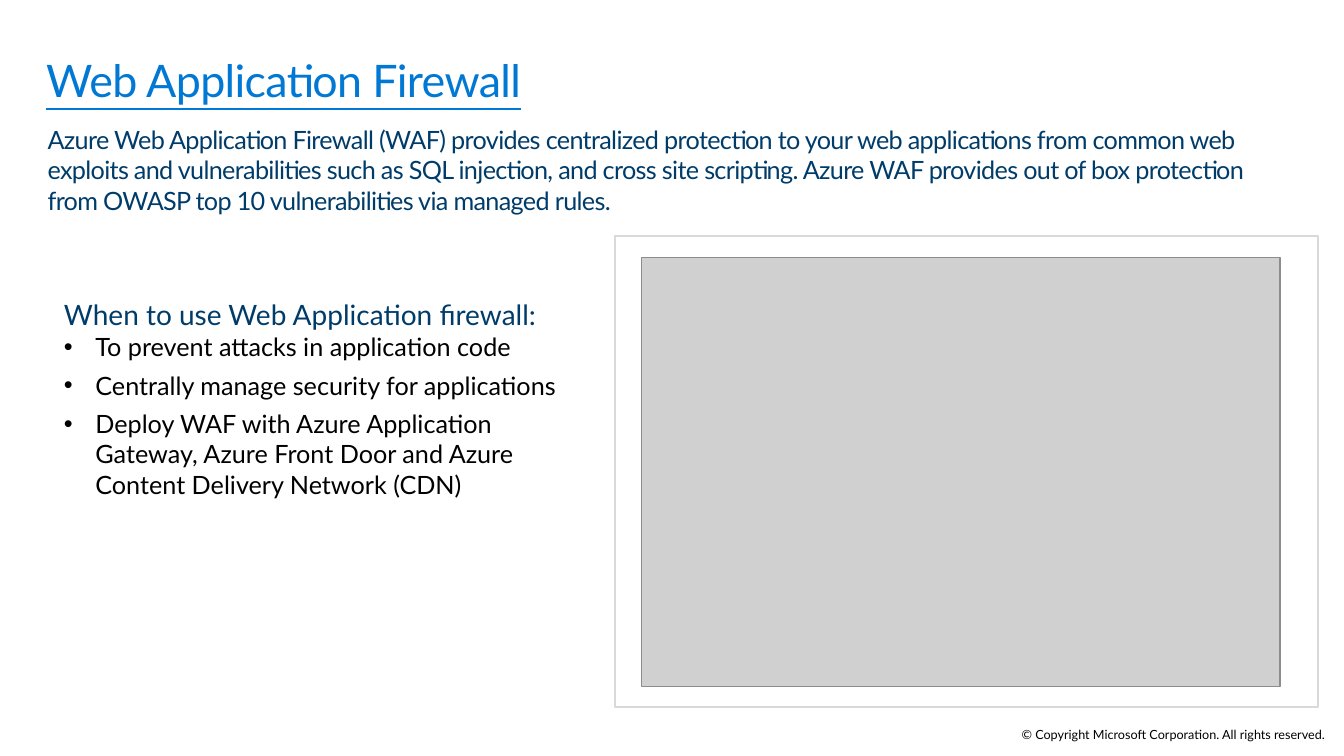
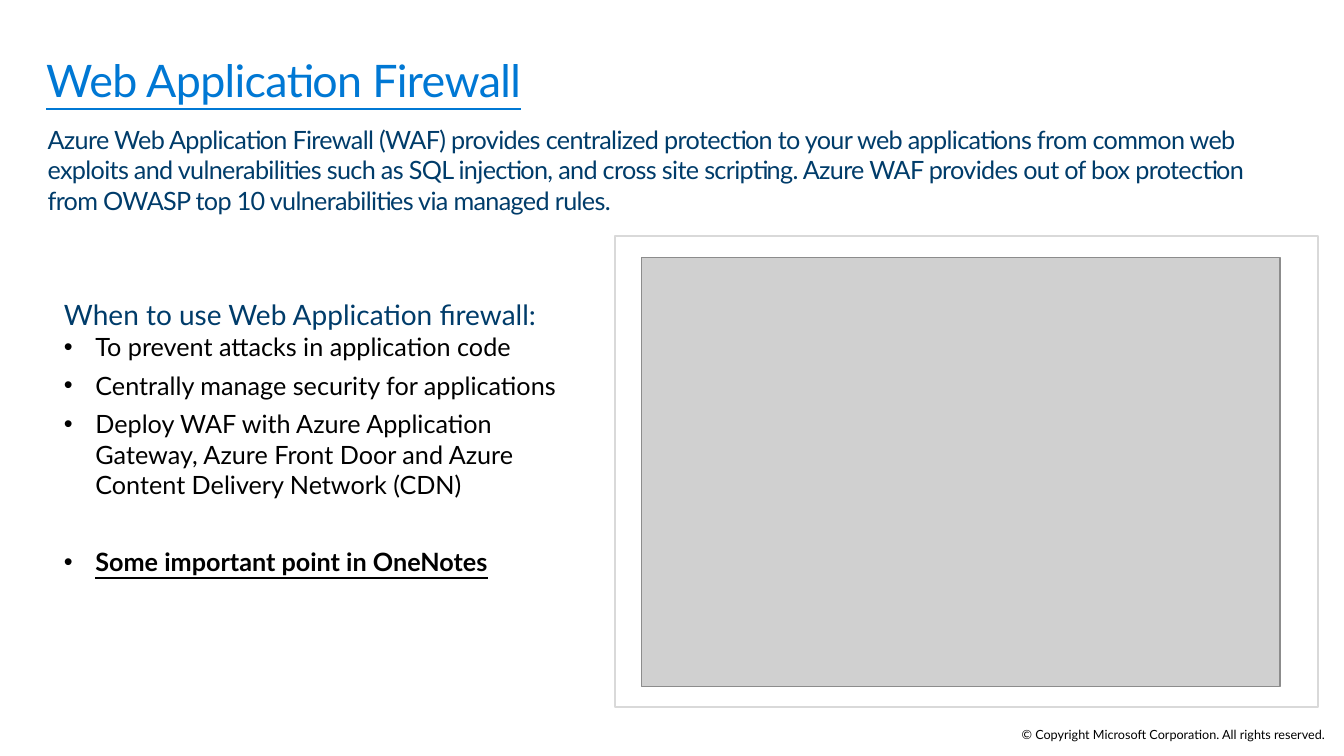
Before and after one commit to raviteja59/hkjc-az-305, a slide deck: slide 33 of PowerPoint/AZ-305T00A-ENU-Powerpoint_09.pptx (slide 30 before the commit). Drawn at 1344x756 pixels with LibreOffice and Linux fonts; fonts in the diff are those of the drawing; grey boxes stand for pictures. Boxes give left, top, right and bottom in pixels: in the first picture for what was removed or moved away, otherwise in the second. Text is boxed around its words. In the diff, an @@ line names an element or a change of style, - is before the commit and + after.

```diff
--- a/PowerPoint/AZ-305T00A-ENU-Powerpoint_09.pptx
+++ b/PowerPoint/AZ-305T00A-ENU-Powerpoint_09.pptx
@@ text at [95,552,487,576]: paragraph added @@
+• Some important point in OneNotes
```
Also in this commit, not shown: 2 other slides changed, 4 slides added, 1 other file.
